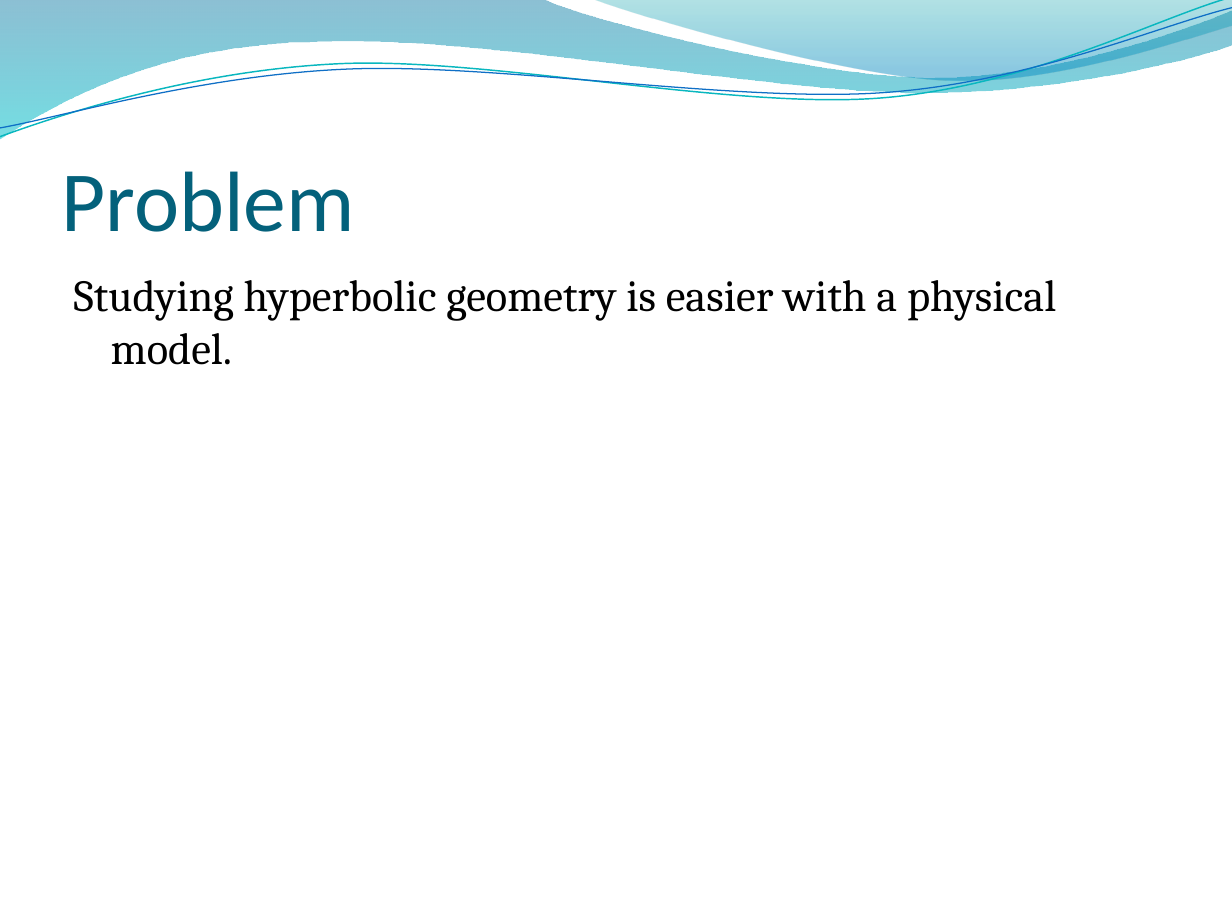
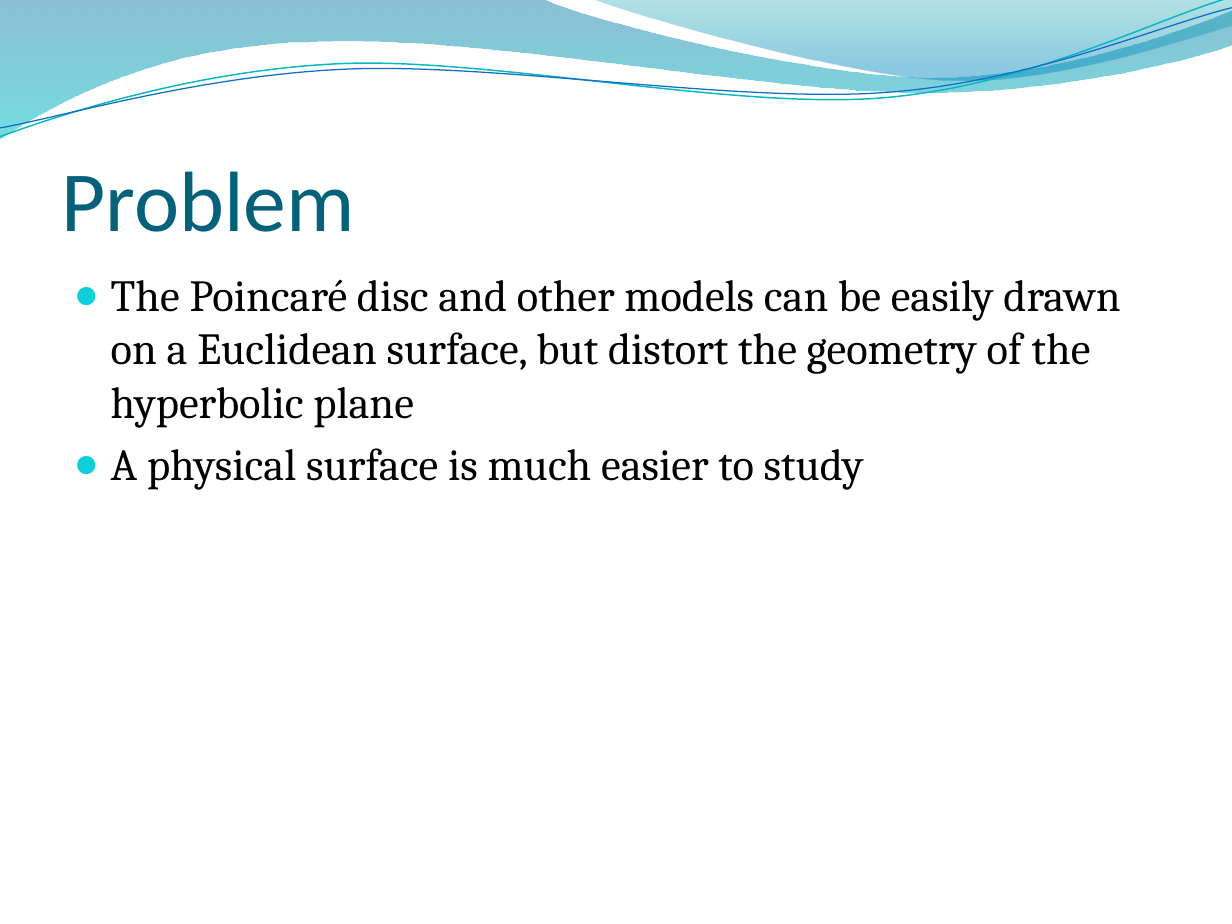
Before and after one commit to velociraptors/math361, a slide deck: slide 4 of hplanes.pptx. Drawn at 1232x924 pixels with LibreOffice and Linux fonts; fonts in the diff are those of the drawing; background and template pictures are left out. Boxes give left, top, right and bottom in pixels: in the first picture for what was removed or moved away, otherwise in the second. Text is boxed around its words. In the diff, an @@ line names an element or a change of style, - is before the commit and + after.

Commit message:
finished "problem" slide

```diff
--- a/hplanes.pptx
+++ b/hplanes.pptx
@@ text at [111, 279, 1120, 490]: text changed @@
-Studying hyperbolic geometry is easier with a physical model.
+● The Poincaré disc and other models can be easily drawn on a Euclidean surface, but distort the geometry of the hyperbolic plane
+● A physical surface is much easier to study
```
